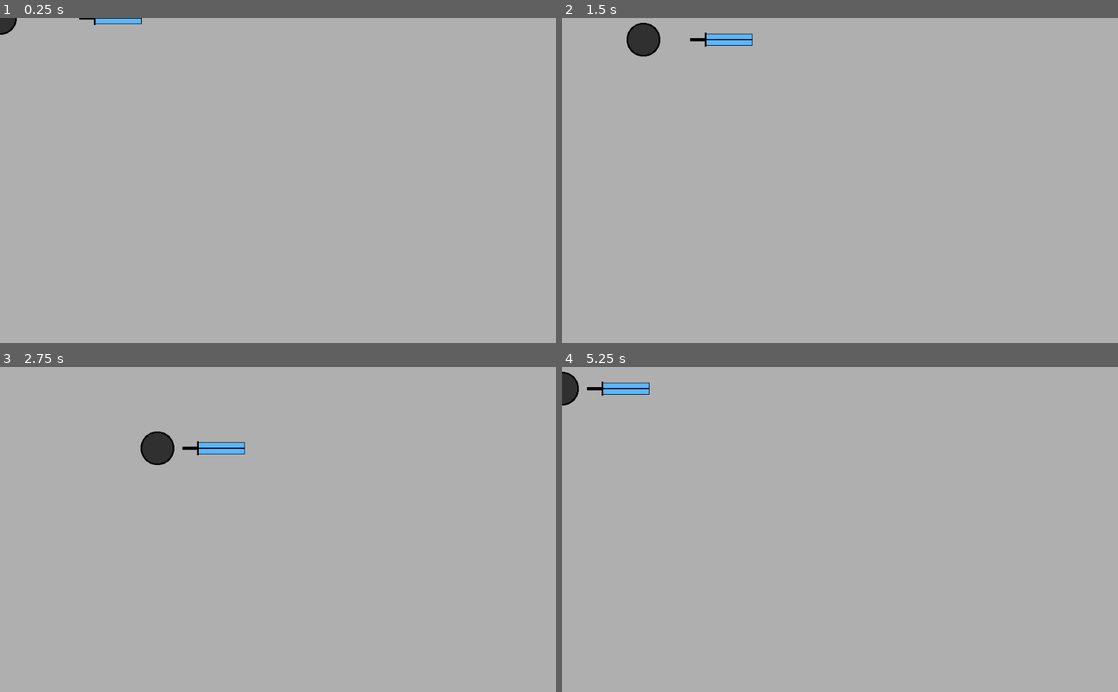
Above: before the commit, frames 1-4 (two rows, left to right).
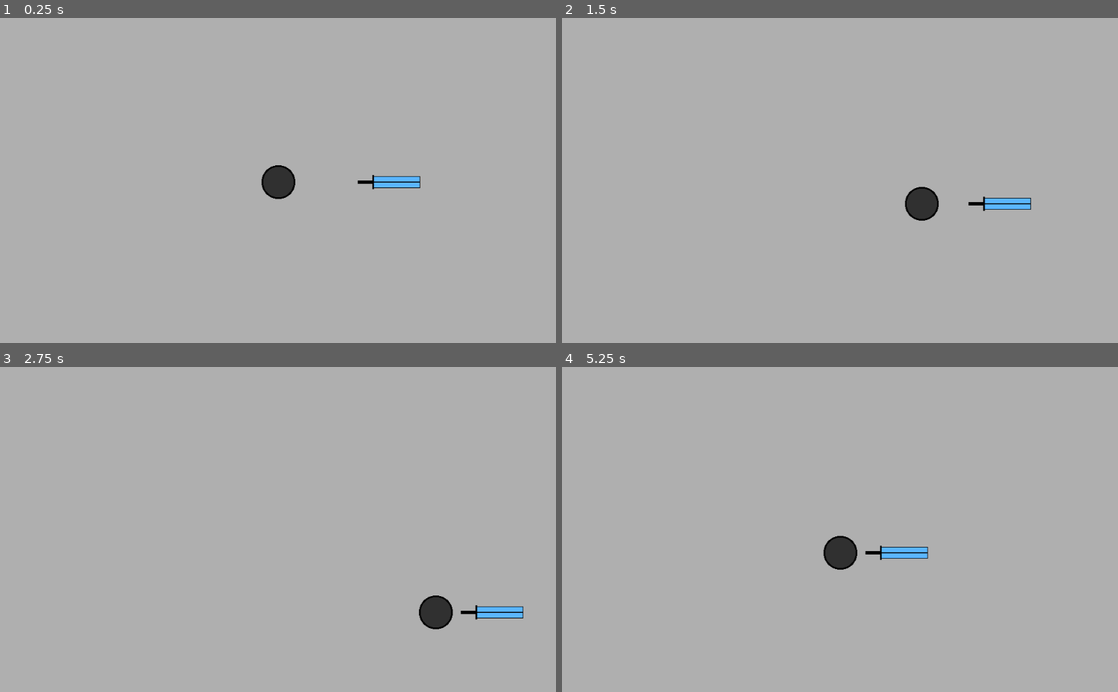
Above: after the commit, the same moments.

Repository: Izook/psychic-blade
Game: Godot game, scene res://scenes/Main.tscn
Same seed, same stepped clock (60 frames per second), same inputs: the game is played once before the commit and once after it.
Inputs:
- Up to frame 1 (0.25 s): no input
- Up to frame 2 (1.5 s): tap Enter at 0.5 s; hold Right (move_right) 0.53-1.28 s; hold S (pull_in) 0.53-1.28 s; hold Down (move_down) from 1.28 s (still down); tap W (push_out) at 1.35 s
- Up to frame 3 (2.75 s): release Down (move_down) at 2.03 s; hold Right (move_right) from 2.03 s (still down); hold S (pull_in) from 2.03 s (still down)
- Up to frame 4 (5.25 s): release Right (move_right) at 2.78 s; release S (pull_in) at 2.78 s; hold Up (move_up) 2.78-3.53 s; tap W (push_out) at 2.85, 4.35 s; hold S (pull_in) 3.53-4.28 s; hold Left (move_left) 3.53-5.03 s; hold Down (move_down) from 5.03 s (still down); hold S (pull_in) from 5.03 s (still down)

The runs differ from the first frame. In frame 1, 1.2% of the frame differs, in the area x 0-76%, y 0-56%; in frame 2, 1.7%; in frame 3, 1.8%, in the area x 25-95%, y 19-81%; in frame 4, 1.5%.

Commit message:
Camera in viewport

Diff:
--- a/scenes/Main.tscn
+++ b/scenes/Main.tscn
@@ -3,6 +3,7 @@
 [ext_resource path="res://scenes/Player.tscn" type="PackedScene" id=1]
 
 [node name="Node2D" type="Camera2D"]
+position = Vector2( 512.78, 303.006 )
 __meta__ = {
 "_edit_lock_": true
 }
